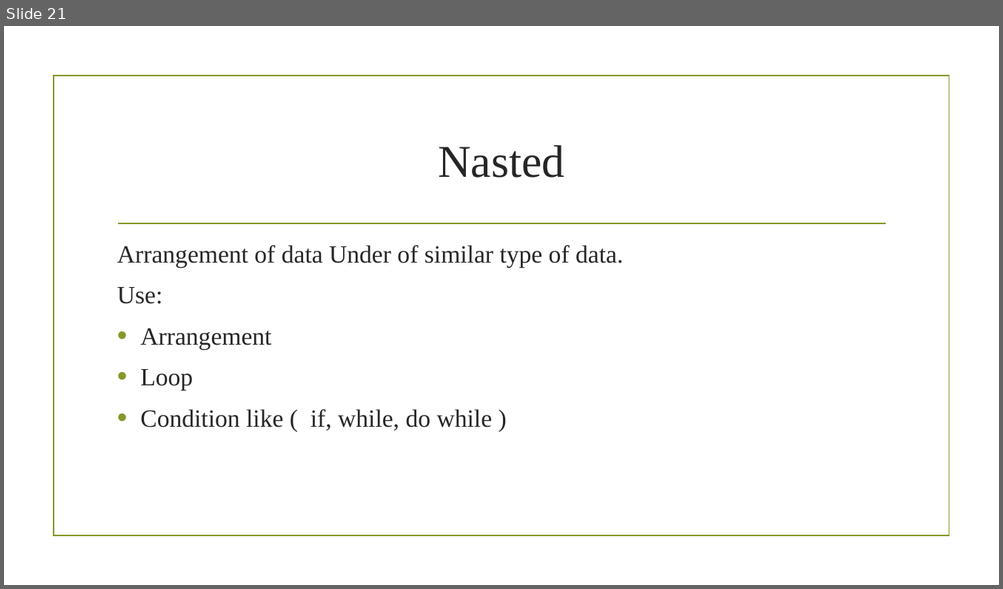
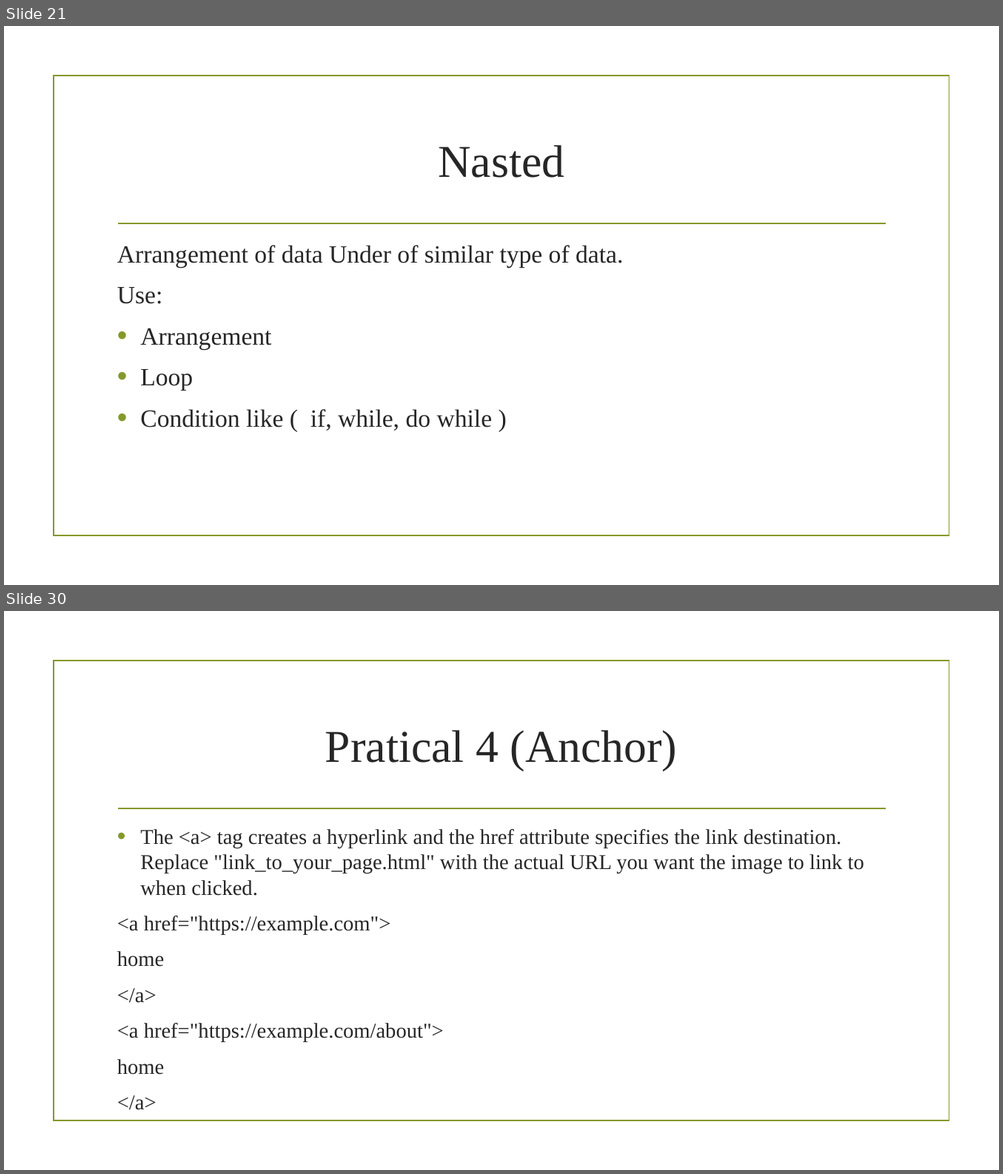
Before and after one commit to sagarshrestha81/FED, a slide deck: HTML.pptx. Shown one above the other, each under a label of ours: slide 21 before the commit, slides 21 and 30 after it; the slides between them are not shown. The pictures are 1003x589 and 1003x1174 pixels, drawn with LibreOffice and Linux fonts; fonts in the diff are those of the drawing; background and template pictures are left out. Boxes give left, top, right and bottom in pixels: in the first picture for what was removed or moved away, otherwise in the second. Text is boxed around its words. In the diff, an @@ line names an element or a change of style, - is before the commit and + after.

```diff
--- a/HTML.pptx
+++ b/HTML.pptx
@@ slide 30 added at (4, 611, 999, 1170), background picture (left out); not listed: 2 template elements that a slide beside it also shows @@
@@ title added at (325, 730, 677, 771), 44 pt, text #262626 @@
+Pratical 4 (Anchor)
@@ text added at (117, 829, 864, 1075), 20.4 pt, text #262626 @@
+• The <a> tag creates a hyperlink and the href attribute specifies the link destination. Replace "link_to_your_page.html" with the actual URL you want the image to link to when clicked.
+<a href="https://example.com">
+home
+</a>
+<a href="https://example.com/about">
+home
+</a>
```
Also in this commit, not shown: 6 slides changed, 9 other slides added, 1 other file.
